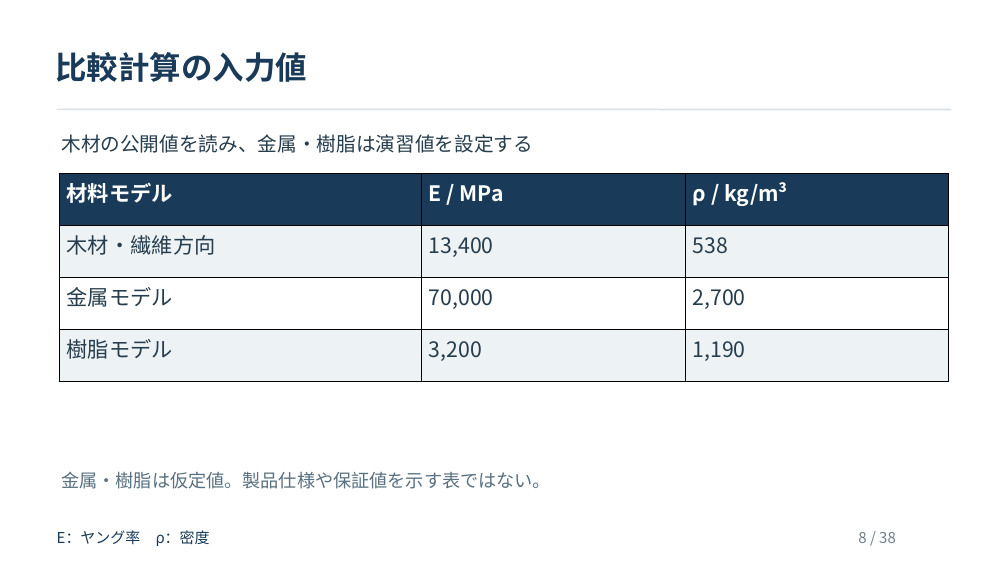
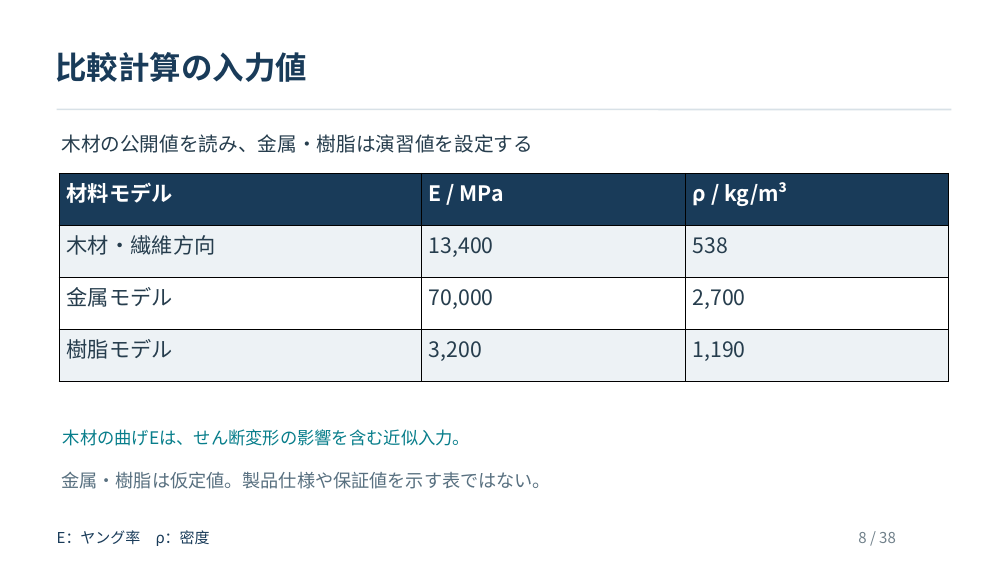
Before and after one commit to zooc-14calbp/industrial-materials-course, a slide deck: slide 8 of 学生用/第11回/11_授業スライド.pptx. Drawn at 1008x567 pixels with LibreOffice and Linux fonts; fonts in the diff are those of the drawing. Boxes give left, top, right and bottom in pixels: in the first picture for what was removed or moved away, otherwise in the second. Text is boxed around its words. In the diff, an @@ line names an element or a change of style, - is before the commit and + after.

```diff
--- a/学生用/第11回/11_授業スライド.pptx
+++ b/学生用/第11回/11_授業スライド.pptx
@@ text added at [63, 429, 470, 446], 16.5 pt, text #087E8B @@
+木材の曲げEは、せん断変形の影響を含む近似入力。
```
Also in this commit, not shown: 5 other slides changed, 10 other files.
